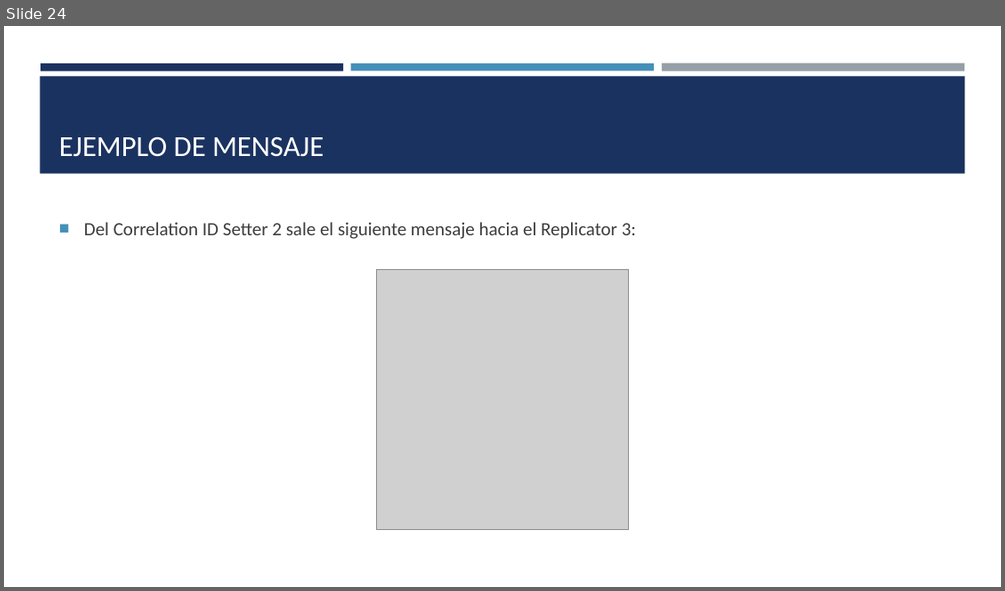
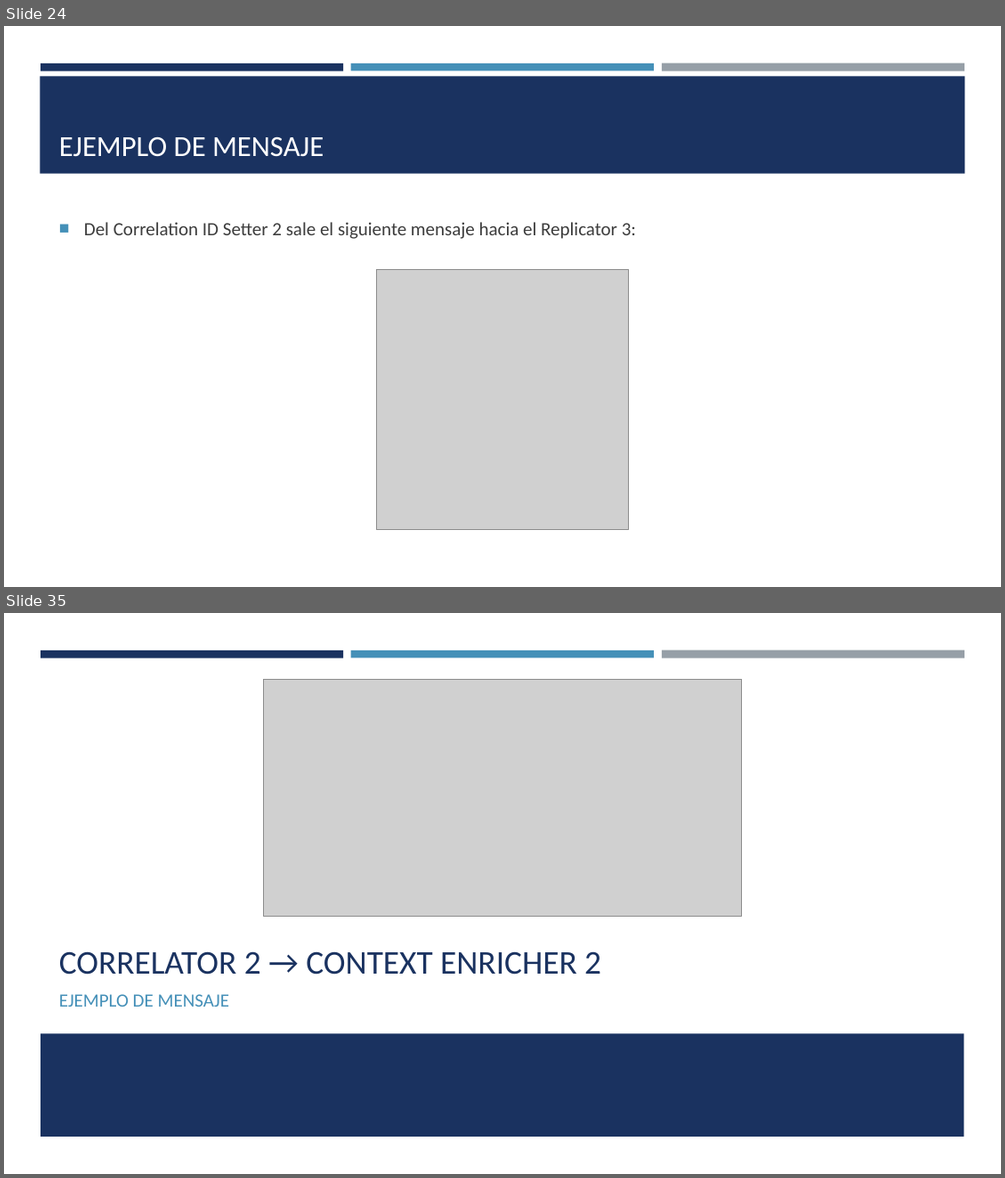
Before and after one commit to SaulRC1/Integracion-de-la-informacion-y-aplicaciones, a slide deck: Ejercicio 1 - IIA/Ejercicio 1 IIA.pptx. Shown one above the other, each under a label of ours: slide 24 before the commit, slides 24 and 35 after it; the slides between them are not shown. The pictures are 1005x591 and 1005x1178 pixels, drawn with LibreOffice and Linux fonts; fonts in the diff are those of the drawing; grey boxes stand for pictures. Boxes give left, top, right and bottom in pixels: in the first picture for what was removed or moved away, otherwise in the second. Text is boxed around its words. In the diff, an @@ line names an element or a change of style, - is before the commit and + after.

```diff
--- a/Ejercicio 1 - IIA/Ejercicio 1 IIA.pptx
+++ b/Ejercicio 1 - IIA/Ejercicio 1 IIA.pptx
@@ slide 35 added at <box>4,613,1001,1174</box>, background #FFFFFF; not listed: 3 template elements that a slide beside it also shows @@
@@ picture added at <box>264,679,742,916</box> @@
@@ title added at <box>59,951,601,974</box>, 32 pt, text #1A3260 @@
+CORRELATOR 2 → CONTEXT ENRICHER 2
@@ text added at <box>59,994,230,1006</box>, 18 pt, text #4590B8 @@
+EJEMPLO DE MENSAJE
@@ rectangle added at <box>40,1033,964,1136</box>, fill #1A3260 @@
```
Also in this commit, not shown: 21 other slides added.
